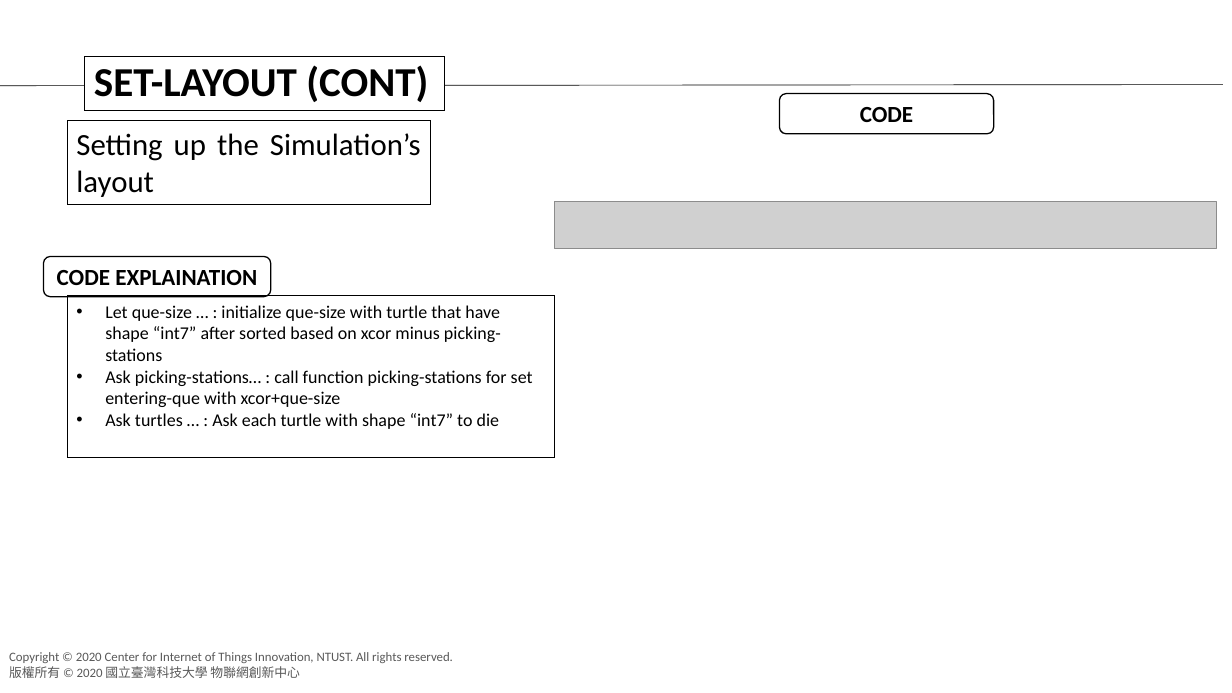
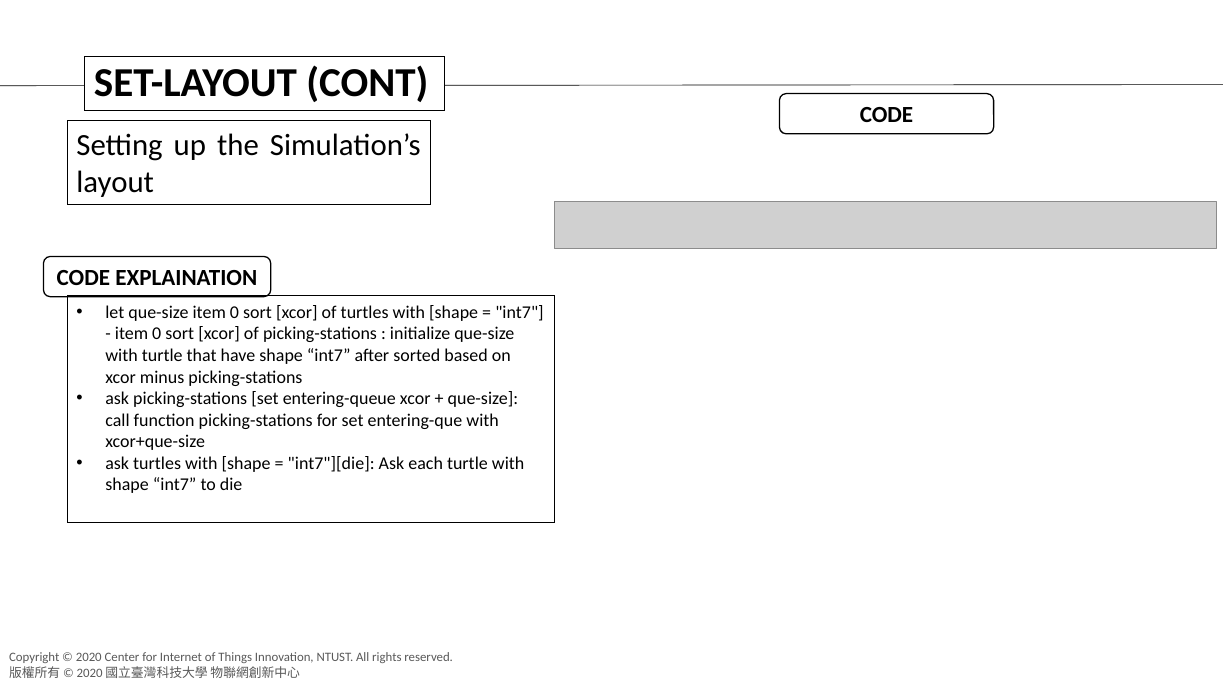
Before and after one commit to agnesyosephine/kiva, a slide deck: slide 11 of Tutorial/Code Learning-Ryanda.pptx (slide 9 before the commit). Drawn at 1232x693 pixels with LibreOffice and Linux fonts; fonts in the diff are those of the drawing; grey boxes stand for pictures; background and template pictures are left out. Boxes give left, top, right and bottom in pixels: in the first picture for what was removed or moved away, otherwise in the second. Text is boxed around its words. In the diff, an @@ line names an element or a change of style, - is before the commit and + after.

```diff
--- a/Tutorial/Code Learning-Ryanda.pptx
+++ b/Tutorial/Code Learning-Ryanda.pptx
@@ rectangle "let que-size item 0 sort ...": place and size @@
-rectangle "let que-size item 0 sort ..." at [67,296,555,457]
+rectangle "let que-size item 0 sort ..." at [67,296,555,523]
@@ text in rectangle at [105,305,543,493]: text changed @@
-• Let que-size … : initialize que-size with turtle that have shape “int7” after sorted based on xcor minus picking-stations
-• Ask picking-stations… : call function picking-stations for set entering-que with xcor+que-size
-• Ask turtles … : Ask each turtle with shape “int7” to die
+• let que-size item 0 sort [xcor] of turtles with [shape = "int7"] - item 0 sort [xcor] of picking-stations : initialize que-size with turtle that have shape “int7” after sorted based on xcor minus picking-stations
+• ask picking-stations [set entering-queue xcor + que-size]: call function picking-stations for set entering-que with xcor+que-size
+• ask turtles with [shape = "int7"][die]: Ask each turtle with shape “int7” to die
```
Also in this commit, not shown: 5 other slides changed, 2 slides added.
